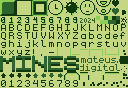
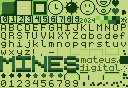
Two versions of the same layered image (128x88). Layer-by-layer changes:
added layer "Layer 10" in group "Tiles" over [3, 16, 80, 23]
painted on "Layer 9 copy" over [0, 16, 80, 24]
